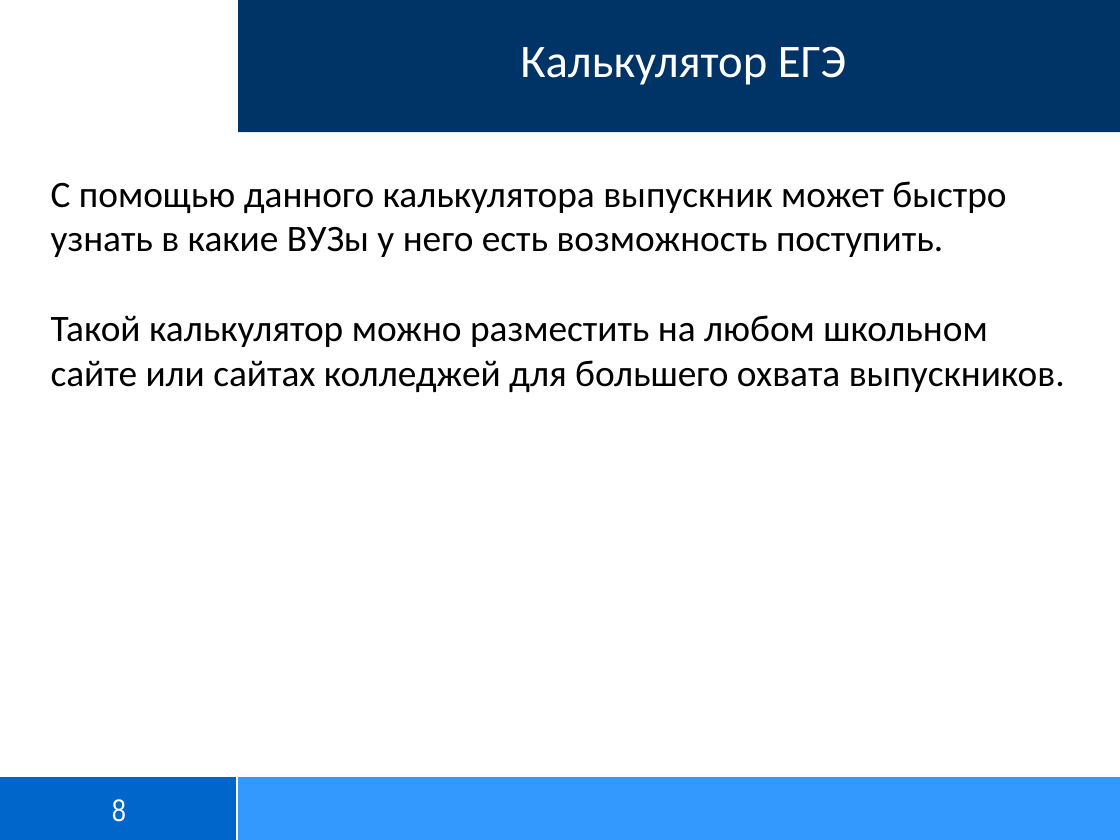
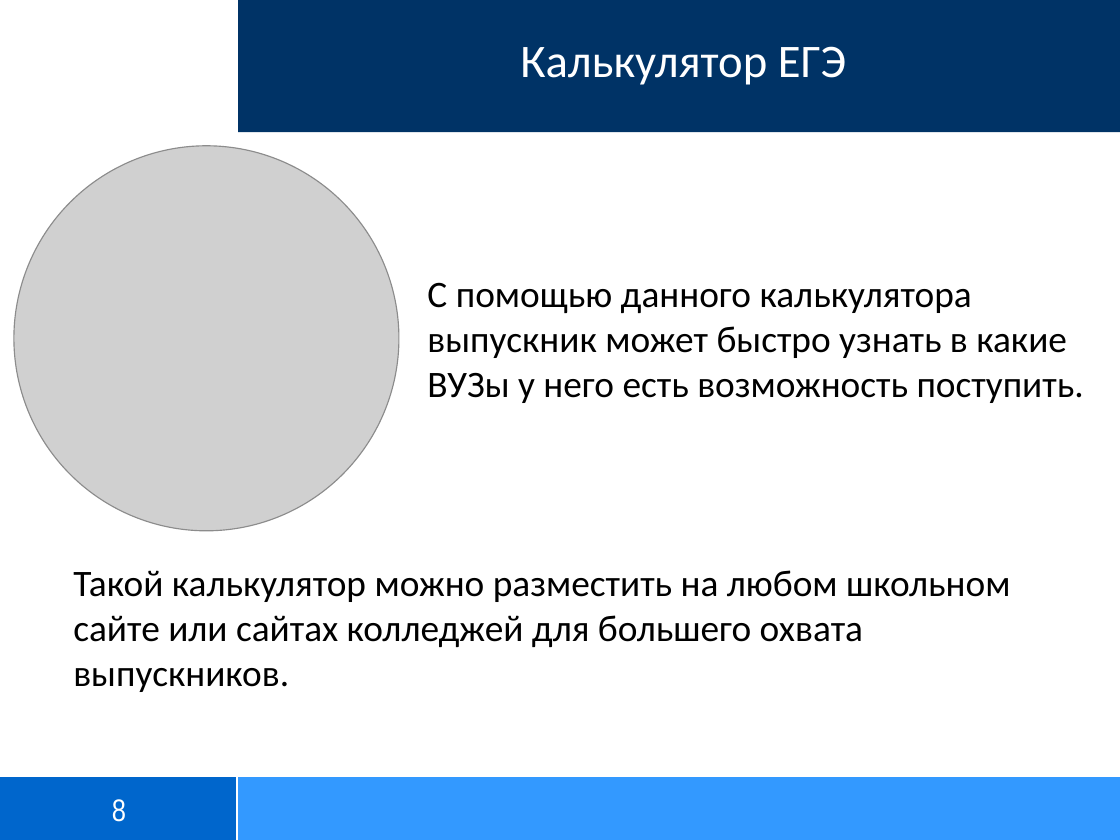
Before and after one commit to TheLost30/telegram_EGE_bot, a slide deck: slide 8 of data/Калькулятор ЕГЭ (Гриб Кирилл).PPTX. Drawn at 1120x840 pixels with LibreOffice and Linux fonts; fonts in the diff are those of the drawing; grey boxes stand for pictures; background and template pictures are left out. Boxes give left, top, right and bottom in pixels: in the first picture for what was removed or moved away, otherwise in the second. Text is boxed around its words. In the diff, an @@ line names an element or a change of style, - is before the commit and + after.

```diff
--- a/data/Калькулятор ЕГЭ (Гриб Кирилл).PPTX
+++ b/data/Калькулятор ЕГЭ (Гриб Кирилл).PPTX
@@ picture added at bbox=[13, 146, 399, 531] @@
@@ text "С помощью данного калькулятора выпускник ...": place and size @@
-text "С помощью данного калькулятора выпускник ..." at bbox=[51, 181, 1065, 392]
+text "С помощью данного калькулятора выпускник ..." at bbox=[427, 282, 1084, 403]
@@ text at bbox=[51, 315, 1065, 392]: paragraph removed @@
-Такой калькулятор можно разместить на любом школьном сайте или сайтах колледжей для большего охвата выпускников.
@@ text added at bbox=[73, 570, 1010, 692], 24 pt, text #000000 @@
+Такой калькулятор можно разместить на любом школьном сайте или сайтах колледжей для большего охвата выпускников.
```
Also in this commit, not shown: 8 other slides changed.
